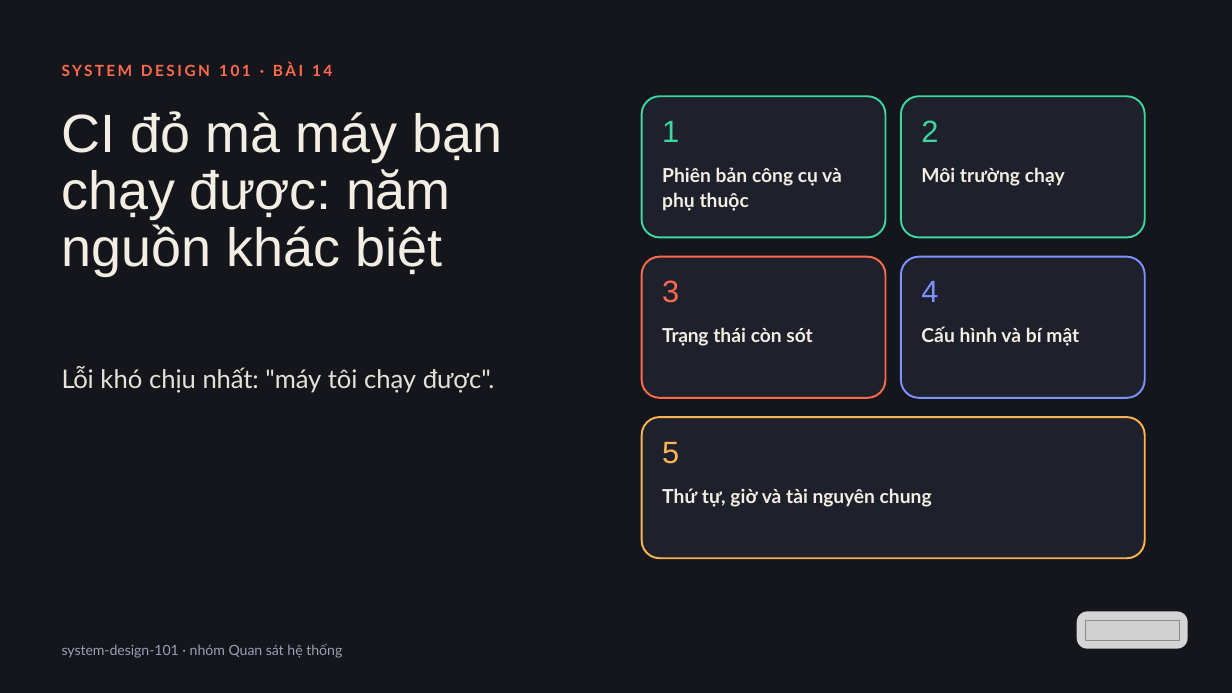
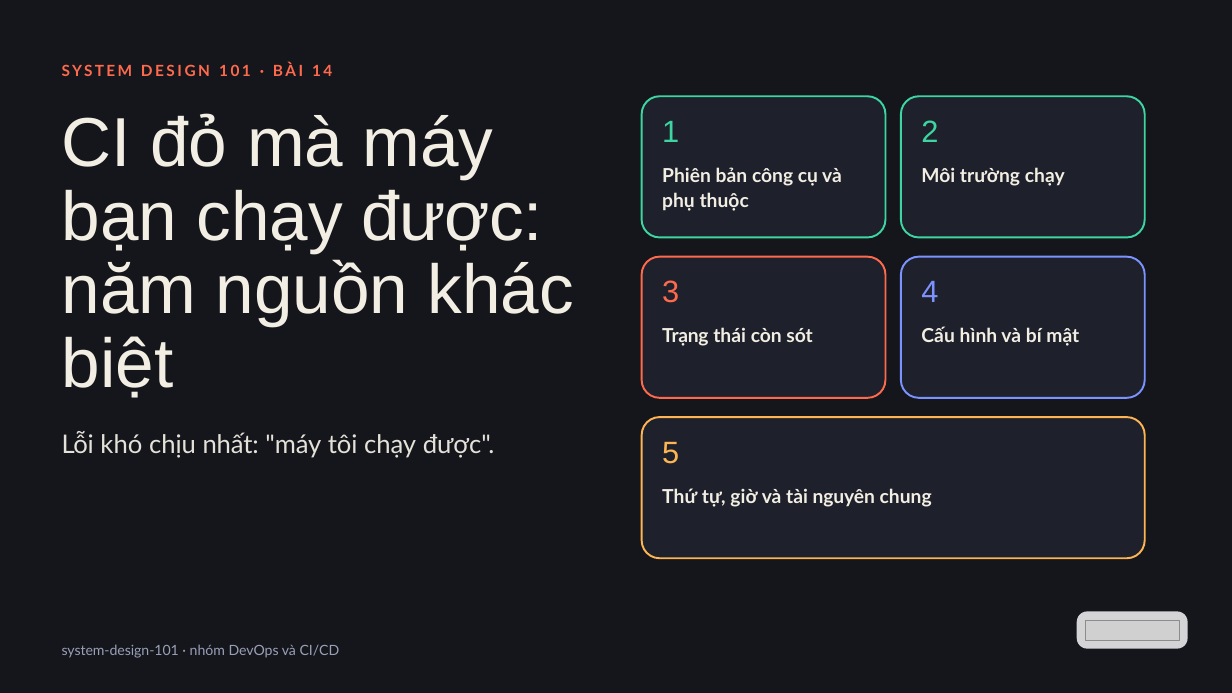
Before and after one commit to vohoailinh90/tool-marketing-studio, a slide deck: slide 1 of system-design-101/vi/lessons/sd-13-014/slides/sd-13-014.pptx. Drawn at 1232x693 pixels with LibreOffice and Linux fonts; fonts in the diff are those of the drawing; grey boxes stand for pictures. Boxes give left, top, right and bottom in pixels: in the first picture for what was removed or moved away, otherwise in the second. Text is boxed around its words. In the diff, an @@ line names an element or a change of style, - is before the commit and + after.

```diff
--- a/system-design-101/vi/lessons/sd-13-014/slides/sd-13-014.pptx
+++ b/system-design-101/vi/lessons/sd-13-014/slides/sd-13-014.pptx
@@ text "CI đỏ mà máy bạn ..." at <box>62,113,574,398</box>: size 63 to 81 pt; letter spacing -0.6 to -0.8 pt in "được:"; line spacing 66.8pt to 85.9pt @@
@@ text "Lỗi khó chịu nhất: "máy ...": place and size @@
-text "Lỗi khó chịu nhất: "máy ..." at <box>62,366,495,393</box>
+text "Lỗi khó chịu nhất: "máy ..." at <box>62,431,495,458</box>
@@ text at <box>62,644,340,658</box>: text changed @@
-system-design-101 · nhóm Quan sát hệ thống
+system-design-101 · nhóm DevOps và CI/CD
```
Also in this commit, not shown: 9 other slides changed, 4 other files.
